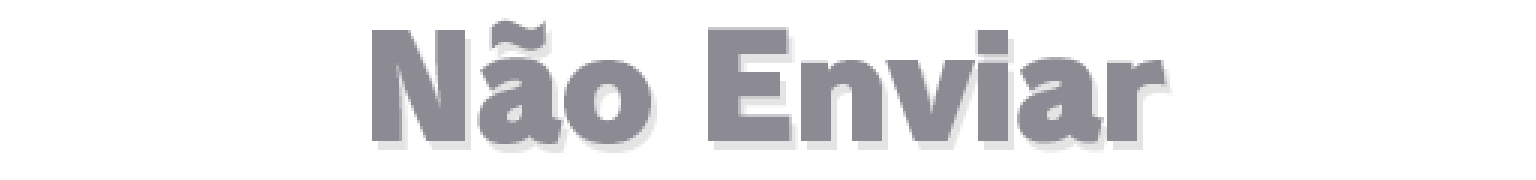
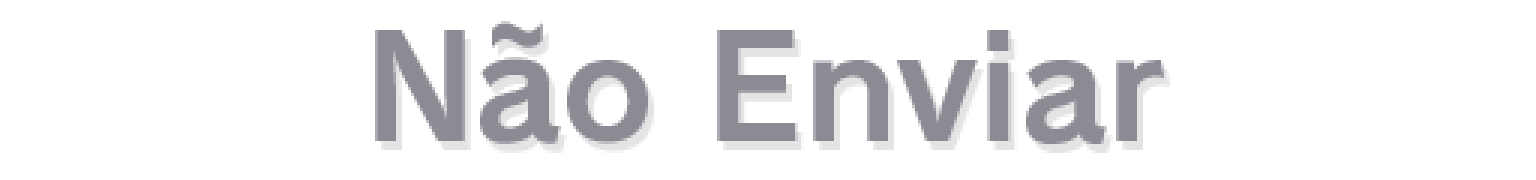
Before/after of a 1536×180 layered artwork. What changed in the layer stack:
added layer "Não Enviar V2" above "Do Not Upload V2" over <box>375,21,1164,144</box>
hid "Não Enviar", painted on it over <box>372,18,1167,144</box>
